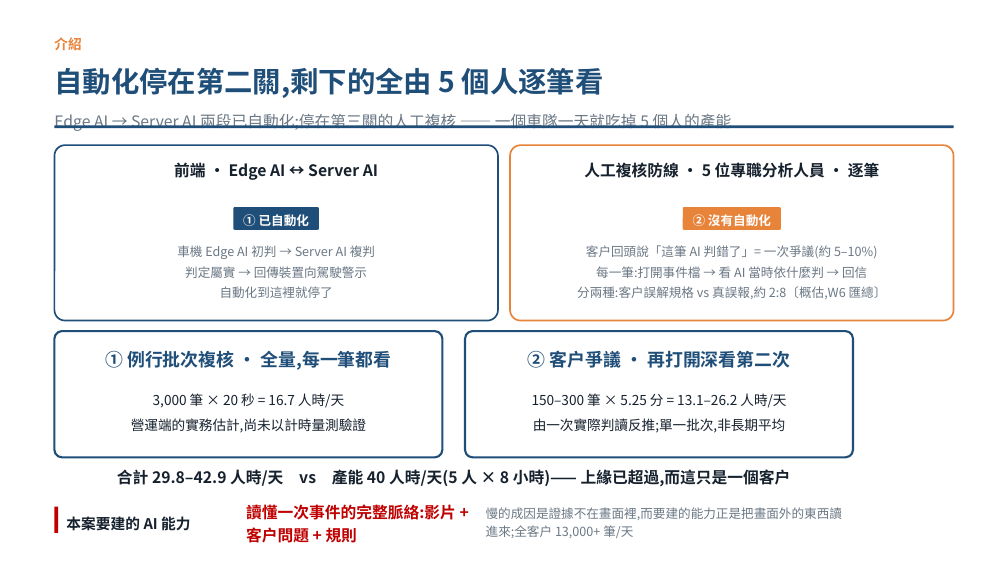
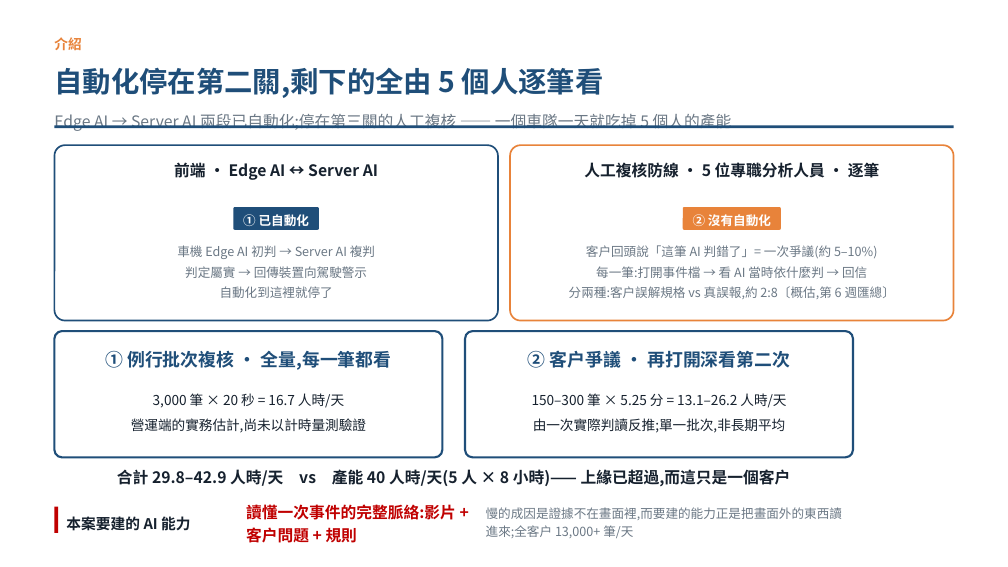
Before and after one commit to pokai-huang0828/UTS_workspace, a slide deck: slide 2 of Artificial Intelligence for Enterprises/Assessment3/Huang_26254793_421104_Assessment 3.pptx. Drawn at 1008x567 pixels with LibreOffice and Linux fonts; fonts in the diff are those of the drawing. Boxes give left, top, right and bottom in pixels: in the first picture for what was removed or moved away, otherwise in the second. Text is boxed around its words. In the diff, an @@ line names an element or a change of style, - is before the commit and + after.

```diff
--- a/Artificial Intelligence for Enterprises/Assessment3/Huang_26254793_421104_Assessment 3.pptx
+++ b/Artificial Intelligence for Enterprises/Assessment3/Huang_26254793_421104_Assessment 3.pptx
@@ text at (569, 286, 895, 299): text changed @@
-分兩種:客戶誤解規格 vs 真誤報,約 2:8〔概估,W6 匯總〕
+分兩種:客戶誤解規格 vs 真誤報,約 2:8〔概估,第 6 週匯總〕
```
Also in this commit, not shown: 3 other slides changed, 4 other files.
